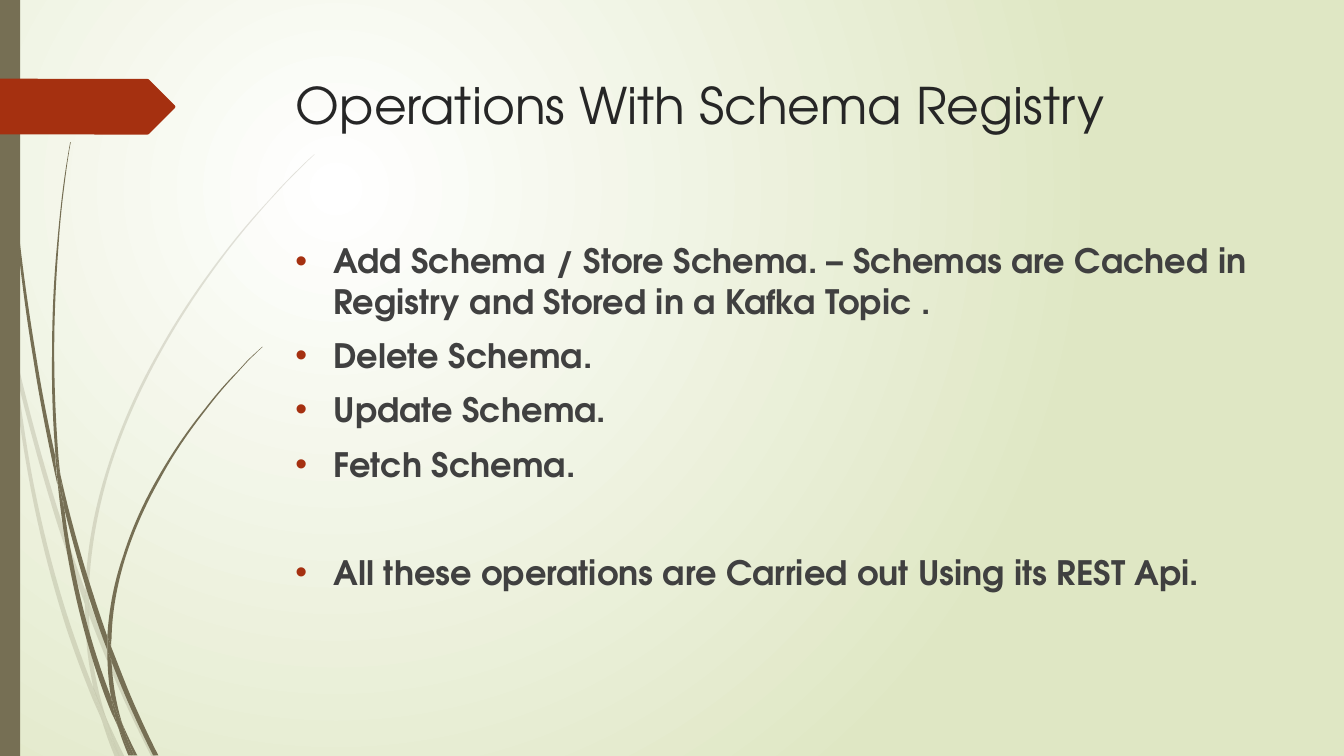
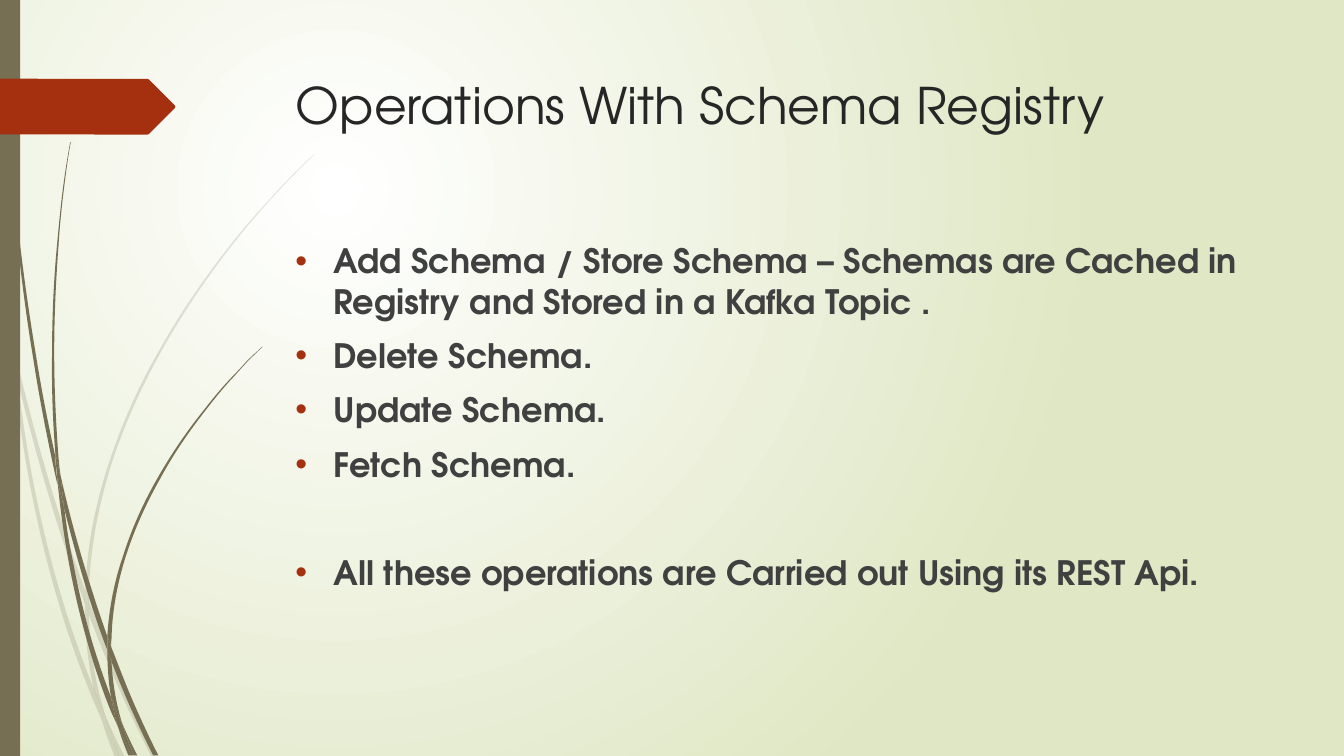
Before and after one commit to sribaabu/kmc, a slide deck: slide 7 of Confluent Schema Registry.pptx. Drawn at 1344x756 pixels with LibreOffice and Linux fonts; fonts in the diff are those of the drawing. Boxes give left, top, right and bottom in pixels: in the first picture for what was removed or moved away, otherwise in the second. Text is boxed around its words. In the diff, an @@ line names an element or a change of style, - is before the commit and + after.

```diff
--- a/Confluent Schema Registry.pptx
+++ b/Confluent Schema Registry.pptx
@@ text at (333,247,1237,322): text changed @@
-• Add Schema / Store Schema. – Schemas are Cached in Registry and Stored in a Kafka Topic .
+• Add Schema / Store Schema – Schemas are Cached in Registry and Stored in a Kafka Topic .
```
Also in this commit, not shown: 4 other slides changed, 1 slide added, 1 other file.
